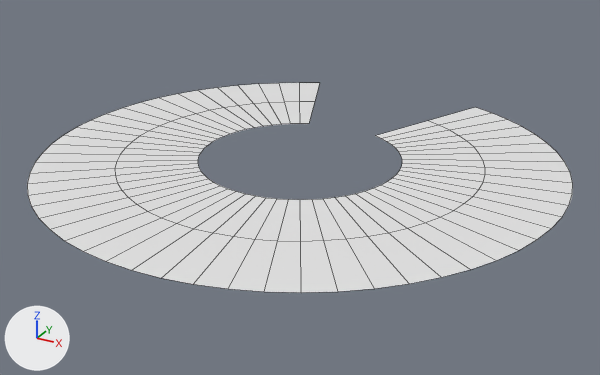
The FBX model Assets/Art/刀光/FxPlane_Circle_1.FBX: old version first, new version second.
Rendered twice from a camera (50 mm lens) standing at (0.697, -1.268, 0.573) and looking at (0.018, -0.032, -0.045). Arrows for +X, +Y and +Z are at lower left; the lights stay in place. Mesh edges are drawn as thin lines. Where no turn or scale is listed for an object, it has been applied to the vertices.

Script lines for the objects in view, before the commit:
```python
me_mesh = bpy.data.meshes.new('Mesh')
me_mesh.from_pydata(...)  # 165 vertices, 108 faces; spans x -0.487..0.487, y -0.488..0.448, z 0.0
ob_fxplane_circle_1 = bpy.data.objects.new('FxPlane_Circle_1', me_mesh)
ob_fxplane_circle_1.location = (0.0, 0.0, 0.0)
```
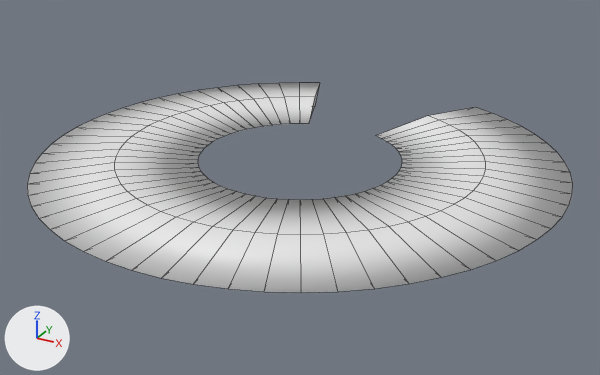
Diff of the bpy script that builds the scene:
```diff
--- a/Assets/Art/刀光/FxPlane_Circle_1.FBX.py
+++ b/Assets/Art/刀光/FxPlane_Circle_1.FBX.py
@@ me_mesh @@
 # used by ob_fxplane_circle_1; location = (0.0, 0.0, 0.0)
-me_mesh.from_pydata(...)  # 165 vertices, 108 faces; spans x -0.487..0.487, y -0.488..0.448, z 0.0
+me_mesh.from_pydata(...)  # 220 vertices, 216 faces; spans x -0.487..0.487, y -0.488..0.448, z -0.011..0.011
+# me_mesh part 1
+# 55 vertices in x -0.338..0.338, y -0.339..0.311, z 0.0 move by (0.0, 0.0, 0.011)
+# 55 vertices are added at x -0.338..0.338, y -0.339..0.311, z -0.011
+# 108 new faces join them
```

What differs and where, as boxes [x1, y1, x2, y2] in the pictures (600 x 375 px):
part 1 of me_mesh, built on
    both: [27, 83, 573, 293]
